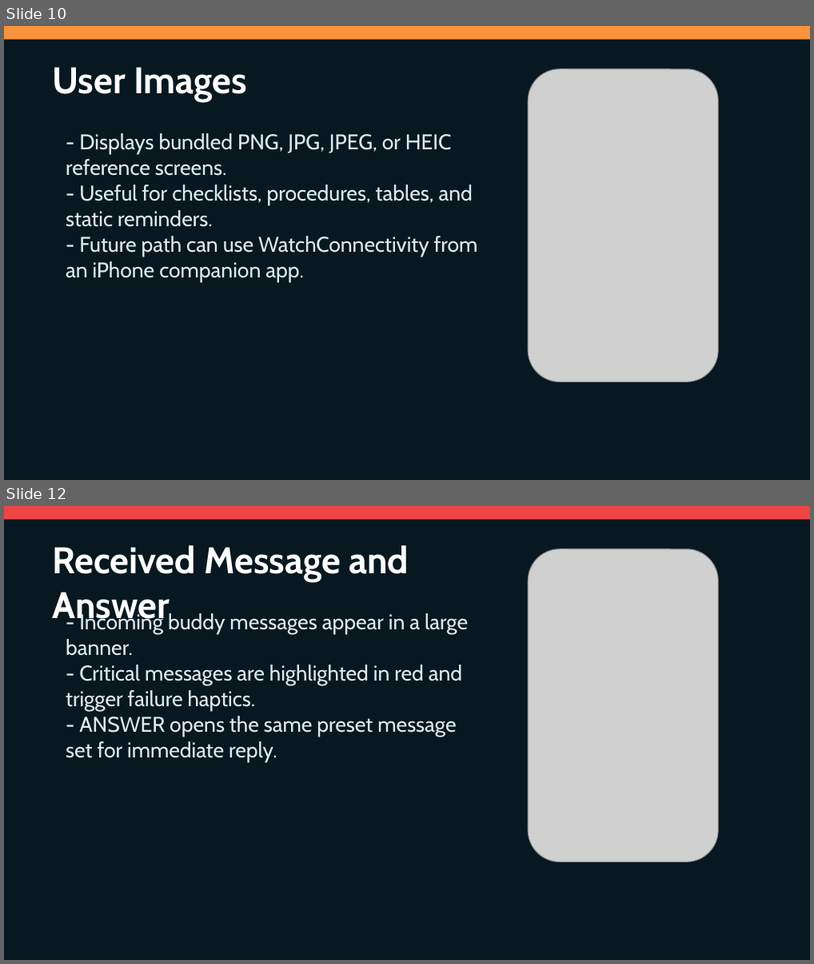
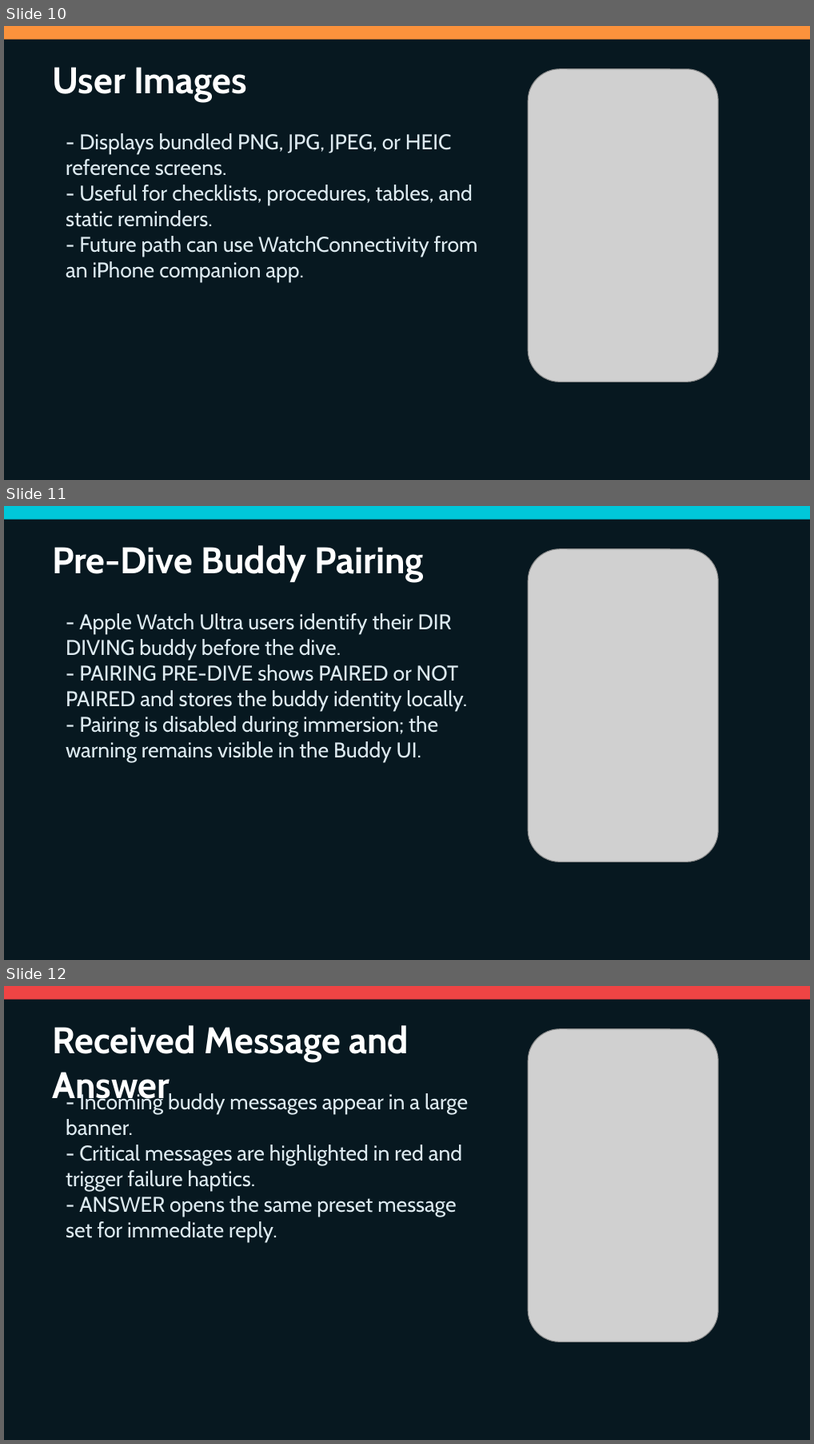
Before and after one commit to egopfe/DirDiving-App, a slide deck: DIR_DIVING_Full_Feature_Presentation.pptx. Shown one above the other, each under a label of ours: slides 10 and 12 before the commit, slides 10, 11 and 12 after it; the slides between them are not shown. The pictures are 814x964 and 814x1444 pixels, drawn with LibreOffice and Linux fonts; fonts in the diff are those of the drawing; grey boxes stand for pictures. Boxes give left, top, right and bottom in pixels: in the first picture for what was removed or moved away, otherwise in the second. Text is boxed around its words. In the diff, an @@ line names an element or a change of style, - is before the commit and + after.

Commit message:
Update buddy pairing presentations

```diff
--- a/DIR_DIVING_Full_Feature_Presentation.pptx
+++ b/DIR_DIVING_Full_Feature_Presentation.pptx
@@ slide 11 added at bbox=[4, 506, 810, 960], background #071820 @@
@@ rectangle added at bbox=[4, 506, 810, 520], fill #00C7D9 @@
@@ text added at bbox=[52, 545, 425, 582], 33 pt, text #FFFFFF, bold @@
+Pre-Dive Buddy Pairing
@@ picture added at bbox=[528, 548, 718, 862] @@
@@ text added at bbox=[66, 613, 467, 762], 19 pt, text #DDEAF0 @@
+- Apple Watch Ultra users identify their DIR DIVING buddy before the dive.
+- PAIRING PRE-DIVE shows PAIRED or NOT PAIRED and stores the buddy identity locally.
+- Pairing is disabled during immersion; the warning remains visible in the Buddy UI.
```
Also in this commit, not shown: 1 slide removed, 3 other files.
